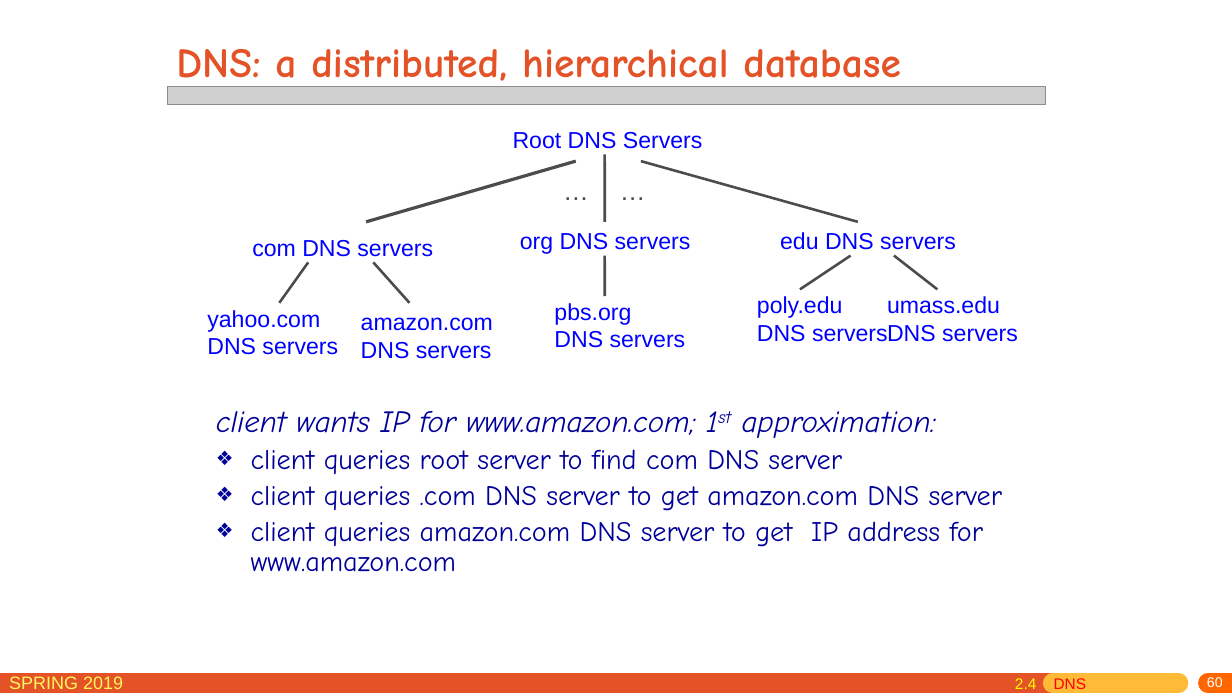
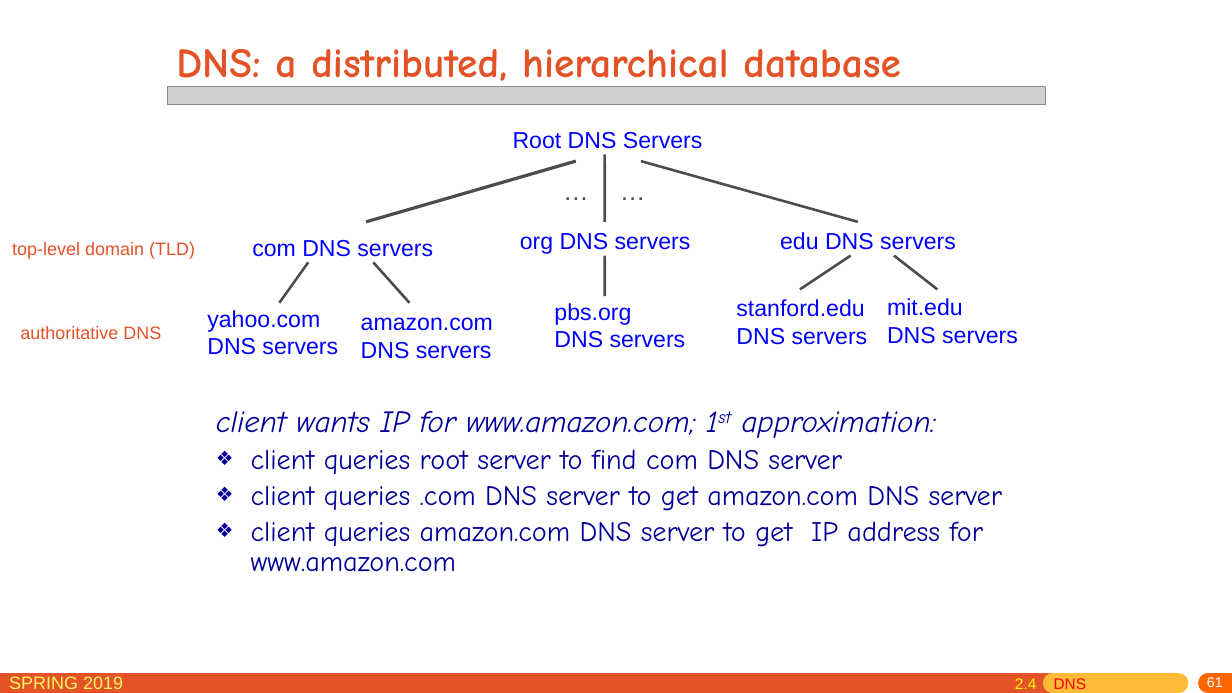
Before and after one commit to jichenghu/PPT_networkDistributed, a slide deck: slide 61 of chapter2.pptx (slide 60 before the commit). Drawn at 1232x693 pixels with LibreOffice and Linux fonts; fonts in the diff are those of the drawing; grey boxes stand for pictures. Boxes give left, top, right and bottom in pixels: in the first picture for what was removed or moved away, otherwise in the second. Text is boxed around its words. In the diff, an @@ line names an element or a change of style, - is before the commit and + after.

```diff
--- a/chapter2.pptx
+++ b/chapter2.pptx
@@ text added at [12,242,195,259], 14 pt, text #E45327 @@
+top-level domain (TLD)
@@ text "stanford.edu": place and size @@
-text "stanford.edu" at [757,296,888,342]
+text "stanford.edu" at [736,299,868,345]
@@ text at [736,299,864,317]: text changed @@
-poly.edu
+stanford.edu
@@ text at [887,298,963,316]: text changed @@
-umass.edu
+mit.edu
@@ text added at [20,326,161,339], 14 pt, text #E45327 @@
+authoritative DNS
@@ page number at [1207,677,1223,687]: text changed @@
-60
+61
```
Also in this commit, not shown: 56 other slides changed, 1 slide added, 1 other file.
